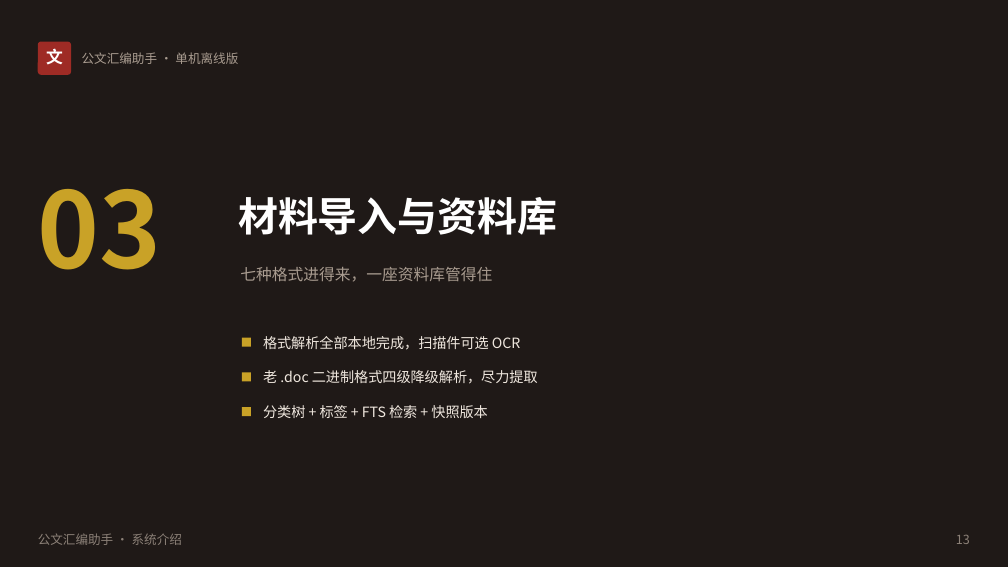
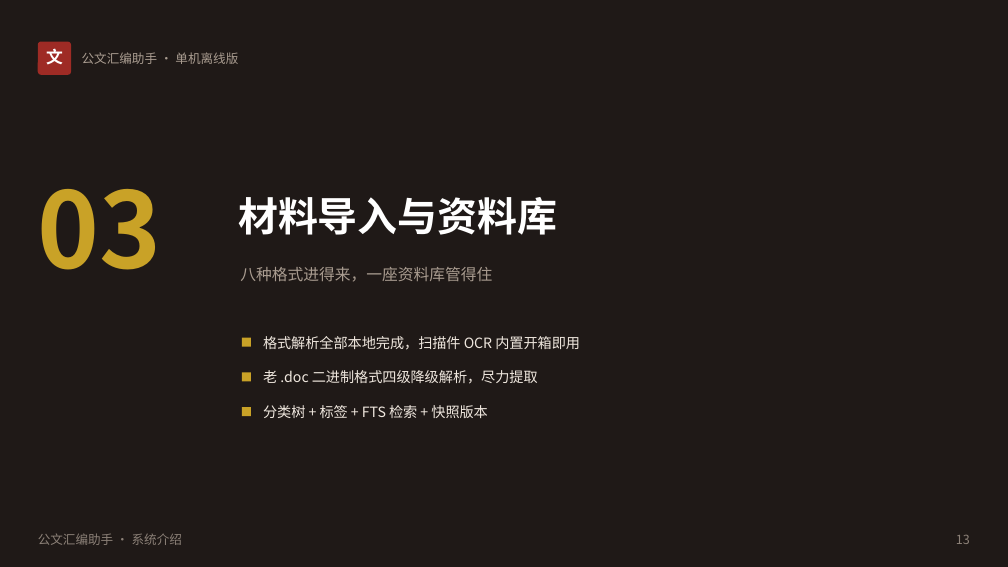
Before and after one commit to lzh745200/gwtool, a slide deck: slide 13 of 公文汇编助手-系统介绍.pptx. Drawn at 1008x567 pixels with LibreOffice and Linux fonts; fonts in the diff are those of the drawing. Boxes give left, top, right and bottom in pixels: in the first picture for what was removed or moved away, otherwise in the second. Text is boxed around its words. In the diff, an @@ line names an element or a change of style, - is before the commit and + after.

```diff
--- a/公文汇编助手-系统介绍.pptx
+++ b/公文汇编助手-系统介绍.pptx
@@ text at (240,267,492,282): text changed @@
-七种格式进得来，一座资料库管得住
+八种格式进得来，一座资料库管得住
@@ text at (263,336,580,350): text changed @@
-格式解析全部本地完成，扫描件可选 OCR
+格式解析全部本地完成，扫描件 OCR 内置开箱即用
```
Also in this commit, not shown: 15 other slides changed, 4 other files.
